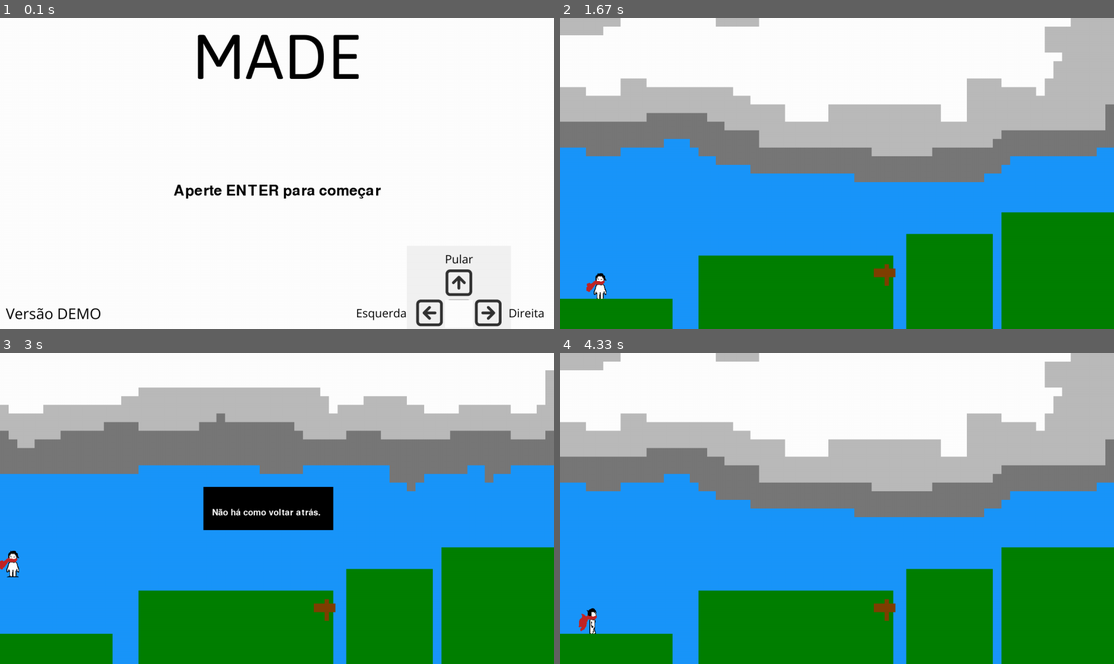
Above: before the commit, frames 1-4 (two rows, left to right).
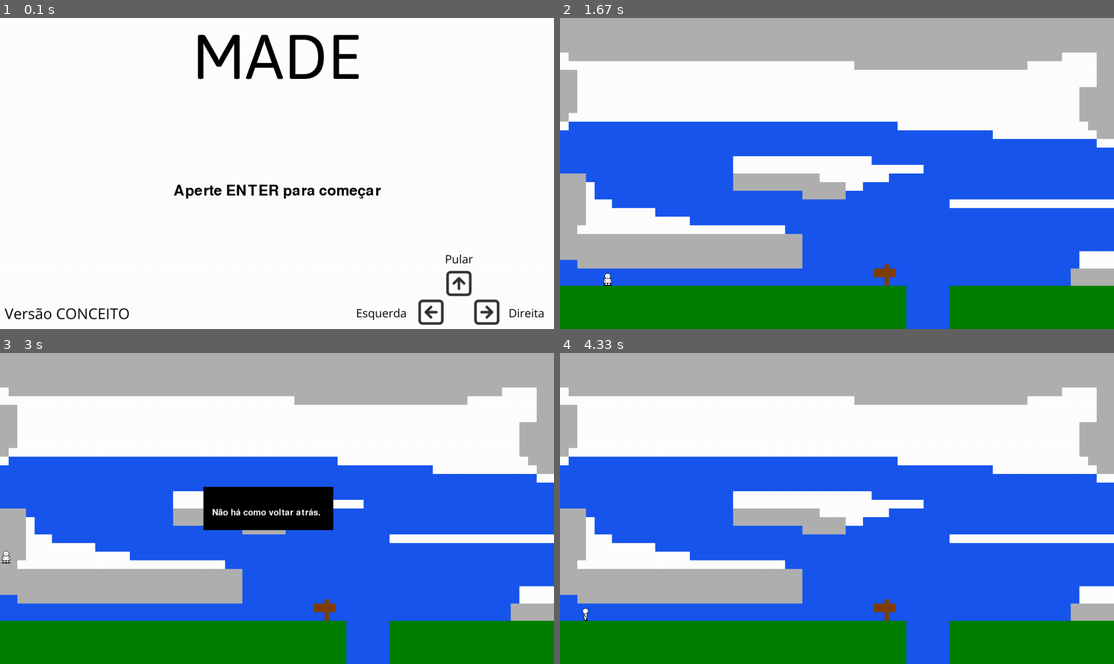
Above: after the commit, the same moments.

Repository: NicoMartins2/MADE-pygame
Game: pygame game, started from main.py
The game is run twice, just before and just after one commit, with the same random seed, the same clock (stepped at 60 frames per second) and the same inputs.
Inputs:
- Up to frame 1 (0.1 s): no input
- Up to frame 2 (1.67 s): tap Enter at 0.33 s; hold Up 0.67-1.13 s; hold Right 1.17-1.63 s
- Up to frame 3 (3 s): hold Left 1.67-2.2 s; hold Up from 2.67 s (still down)
- Up to frame 4 (4.33 s): release Up at 3.03 s; hold Right 3.07-3.7 s; hold Left 3.73-4.2 s; hold Right from 4.23 s (still down)

The runs differ from the first frame. In frame 1, 1.0% of the frame differs, in the area x 0-91%, y 80-100%; in frame 2, 77%; in frame 3, 82%, in the area x 0-100%, y 0-100%; in frame 4, 77%.

Commit message:
adjusted level 3 physics

Diff:
--- a/code/Const.py
+++ b/code/Const.py
@@ -39,3 +39,23 @@
 
 WIN_WIDTH = 1280
 WIN_HEIGHT = 720
+
+LEVEL2_PLATFORMS = [
+    pygame.Rect(0, WIN_HEIGHT - 100, 800, 100),
+    pygame.Rect(900, WIN_HEIGHT - 100, 800, 100)
+]
+LEVEL2_SIGN = [
+    pygame.Rect(750, WIN_HEIGHT - 150, 10, 50),
+    pygame.Rect(725, WIN_HEIGHT - 140, 50, 20)
+]
+
+LEVEL3_PLATFORMS = [
+    pygame.Rect(0, 650, 260, 120),
+    pygame.Rect(320, 550, 450, 170),
+    pygame.Rect(860, 500, 200, 220),
+    pygame.Rect(1110, 450, 260, 270),
+]
+LEVEL3_SIGN = [
+    pygame.Rect(750, WIN_HEIGHT - 220, 10, 50),
+    pygame.Rect(725, WIN_HEIGHT - 210, 50, 20)
+]
--- a/code/Entity.py
+++ b/code/Entity.py
@@ -9,7 +9,7 @@
     def __init__(self, name: str, position: tuple):
         self.name = name
         self.surf = pygame.image.load('./asset/' + name + '.png').convert_alpha()
-        self.rect = self.surf.get_rect(left=position[0], top=position[1])
+        self.rect = self.surf.get_rect(left=position[0], top=position[1], right=position[0] + self.surf.get_width(), bottom=position[1] + self.surf.get_height())
         self.speed = 0
         self.last_dmg = 'None'
 
--- a/code/EntityFactory.py
+++ b/code/EntityFactory.py
@@ -33,4 +33,5 @@
             case 'msg4Bg':
                 return Background('msg4Bg', (0, 0))
             case 'Player1':
-                return Player('Player1', (10, WIN_HEIGHT - 132), level_name)
+                player1_pos = (10, WIN_HEIGHT - 132)
+                return Player('Player1', player1_pos, level_name)
--- a/code/Game.py
+++ b/code/Game.py
@@ -32,14 +32,15 @@
                 #msg2 = Level(self.window, 'msg2', time_sec=6)
                 #msg2.run()
                 # level2
-                #level2 = Level(self.window, 'Level2')
-                #level2_result = level2.run()
+                level2 = Level(self.window, 'Level2')
+                level2_result = level2.run()
                 # level3
-                #if level2_result is False: # ao cair no buraco, volta para o menu
-                #    continue
+                if level2_result is False: # ao cair no buraco, volta para o menu
+                    continue
                 # msg4
-                #msg4 = Level(self.window, 'msg4', time_sec=6)
-                #msg4.run()
+                msg4 = Level(self.window, 'msg4', time_sec=6)
+                msg4.run()
+                # level 3
                 level3 = Level(self.window, 'Level3')
                 level3.run()
             else:
--- a/code/Level.py
+++ b/code/Level.py
@@ -7,10 +7,9 @@
 from pygame import Surface, Rect
 from pygame.font import Font
 
-from code.Const import C_WHITE, WIN_HEIGHT, C_GREEN, C_BLACK, C_BROWN, WIN_WIDTH
+from code.Const import C_WHITE, WIN_HEIGHT, C_GREEN, C_BLACK, C_BROWN, WIN_WIDTH, LEVEL2_PLATFORMS, LEVEL2_SIGN, LEVEL3_PLATFORMS, LEVEL3_SIGN
 from code.Entity import Entity
 from code.EntityFactory import EntityFactory
-#from code.EntityMediator import EntityMediator
 from code.Player import Player
 
 class Level:
@@ -39,8 +38,8 @@
         if player is None:
             raise ValueError(f"No player entity found for level '{self.name}'")
         if self.name == 'Level3' and isinstance(player, Player):
-            player.surf = player.sprites2['stand'][0]  # Usa o primeiro frame "stand" para o Level3
-            self.entity_list.extend([player])  # Adiciona o player à lista de entidades
+            player.surf = player.sprites2['stand'][0]
+            self.entity_list.extend([player])
         elif isinstance(player, Player):
             self.entity_list.append(player)
 
@@ -61,47 +60,26 @@
                 if seconds >= self.time_sec:
                     return
         else:
-            level2_platforms = []
-            if self.name == 'Level2':
-                level2_platforms = [
-                    pygame.Rect(0, WIN_HEIGHT - 100, 800, 100),
-                    pygame.Rect(900, WIN_HEIGHT - 100, 800, 100)
-                ]
-                level2_sign = [
-                    pygame.Rect(750, WIN_HEIGHT - 150, 10, 50),
-                    pygame.Rect(725, WIN_HEIGHT - 140, 50, 20)
-                ]
-            if self.name == 'Level3':
-                level3_platforms = [
-                    pygame.Rect(0, 650, 260, 120),
-                    pygame.Rect(320, 550, 450, 170),
-                    pygame.Rect(800, 500, 200, 220),
-                    pygame.Rect(1020, 450, 260, 270),
-                ]
-                level3_sign = [
-                    pygame.Rect(750, WIN_HEIGHT - 150, 10, 50),
-                    pygame.Rect(725, WIN_HEIGHT - 140, 50, 20)
-                ]
-
+            level2_platforms = LEVEL2_PLATFORMS
+            level2_sign = LEVEL2_SIGN
+            level3_platforms = LEVEL3_PLATFORMS
+            level3_sign = LEVEL3_SIGN
             while True:
-                if self.name == 'Level3':
+                if f'./asset/{self.name}.mp3':
                     pygame.mixer_music.load(f'./asset/{self.name}.mp3')
                     pygame.mixer_music.set_volume(0.3)
                     pygame.mixer_music.play(-1)
                 clock.tick(60)
                 current_time = pygame.time.get_ticks()
 
-                # Alternância de background para o Level3
                 if self.name == 'Level3':
                     if current_time - self.last_bg_switch_time > self.bg_switch_interval:
                         self.current_bg_index = 1 - self.current_bg_index  # Alterna entre 0 e 1
                         self.last_bg_switch_time = current_time
 
-                # Desenha o background atual do Level3
                 if self.name == 'Level3':
                     self.window.blit(source=self.backgrounds[self.current_bg_index].surf, dest=self.backgrounds[self.current_bg_index].rect)
 
-                # Desenha as demais entidades
                 for ent in self.entity_list:
                     if not (self.name == 'Level3' and isinstance(ent, Entity) and ent in self.backgrounds):
                         self.window.blit(source=ent.surf, dest=ent.rect)
@@ -110,7 +88,10 @@
                 for ent in self.entity_list:
                     if isinstance(ent, Player):
                         player = ent
-                        ent.move(level2_platforms if self.name == 'Level2' else None)
+                        if self.name == 'Level2':
+                            ent.move(level2_platforms)
+                        elif self.name == 'Level3':
+                            ent.move(level3_platforms)
                     else:
                         ent.move()
 
@@ -150,10 +131,10 @@
                 elif self.name == 'Level3':
                     for platform in level3_platforms:
                         pygame.draw.rect(self.window, C_GREEN, platform)
-                    pygame.draw.rect(self.window, C_BROWN, (750, WIN_HEIGHT - 150, 10, 50))
-                    pygame.draw.rect(self.window, C_BROWN, (725, WIN_HEIGHT - 140, 50, 20))
+                    for sign in level3_sign:
+                        pygame.draw.rect(self.window, C_BROWN, sign)
                     if player.rect.colliderect(level3_sign[0]) and player.rect.colliderect(level3_sign[1]):
-                        pygame.draw.rect(self.window, C_BLACK, (WIN_WIDTH / 2 - 170, WIN_HEIGHT / 2 - 50, 300, 100))
+                        pygame.draw.rect(self.window, C_BLACK, (WIN_WIDTH / 2 - 170, WIN_HEIGHT / 2 - 50, 450, 100))
                         self.level_text(30, "O caminho é incerto, mas siga em frente.", C_WHITE, (WIN_WIDTH / 2 - 150, WIN_HEIGHT / 2))
                     if player.rect.top > WIN_HEIGHT:
                         Level(self.window, 'msg3', time_sec=6).run()
Binary file changed: asset/char2_left1.png
Binary file changed: asset/char2_left2.png
Binary file changed: asset/char2_left3.png
Binary file changed: asset/char2_left4.png
Binary file changed: asset/char2_left5.png
Binary file changed: asset/char2_left6.png
Binary file changed: asset/char2_right1.png
Binary file changed: asset/char2_right2.png
Binary file changed: asset/char2_right3.png
Binary file changed: asset/char2_right4.png
Binary file changed: asset/char2_right5.png
Binary file changed: asset/char2_right6.png
(and 19 more such lines)
